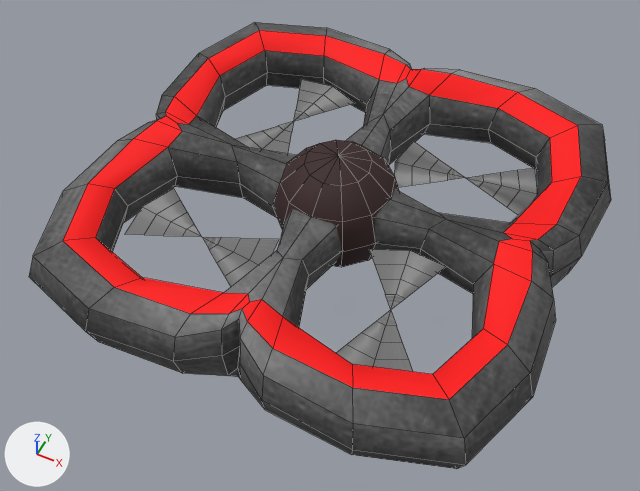
Renders of the OBJ model assets/models/drone.obj from each side of a commit.
One viewpoint serves both versions: a 50 mm camera at (1.1, -2.35, 2.64) aimed at (-0.01, -0.15, -0.11). Lighting does not change. The marker at lower left points along +X, +Y and +Z. Mesh edges are drawn as thin lines. Where no turn or scale is listed for an object, it has been applied to the vertices.

Names of what the first picture shows: 'drone'.
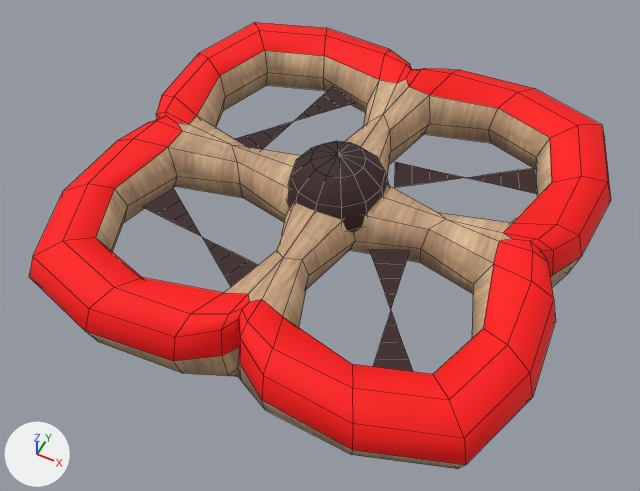
Pixel boxes [x1, y1, x2, y2] of what changed, in the pictures (640 x 491 px):
part 1 of me_drone, cut back
    before: [125, 79, 537, 367]
    after: [287, 141, 389, 233]
part 2 of me_drone, surface changed
    both: [63, 30, 581, 400]
part 3 of me_drone, recoloured (grey to red)
    both: [29, 22, 611, 465]
part 4 of me_drone, recoloured (grey to beige)
    both: [85, 51, 581, 469]
part 5 of me_drone, recoloured (grey to brown)
    both: [143, 87, 537, 372]

What changed in the scene script:
```text
Add img_wood_seamless_02_jpg:
    img_wood_seamless_02_jpg = load_image('wood-seamless-02.jpg', 'wood-seamless-02.jpg', 248, 248, 'sRGB')
Add mat_wood:
    mat_wood = principled_material('wood')
    mat_wood.texture = img_wood_seamless_02_jpg
    mat_wood.roughness = 0.775
Change me_drone:
    used by ob_drone; location = (0.0, 0.0, 0.0)
    remove me_drone.from_pydata(...)  # 444 vertices, 424 faces; spans x -1.01..1.01, y -1.0..1.0, z -0.27..0.27
    add me_drone.from_pydata(...)  # 412 vertices, 392 faces; spans x -1.01..1.01, y -1.0..1.0, z -0.16..0.28
    me_drone part 1
    32 vertices are removed from x -0.69..0.71, y -0.7..0.67, z 0.0
    32 faces are deleted
    62 vertices move from x -0.27..0.27, y -0.27..0.27, z -0.27..0.27 to x -0.22..0.22, y -0.22..0.22, z -0.16..0.28
    me_drone part 2: 64 kept faces spanning x -0.89..0.88, y -0.87..0.87, z 0.0..0.17 get new texture (UV) coordinates
    me_drone part 3: 64 faces spanning x -1.01..1.01, y -1.0..1.0, z -0.01..0.17 switch from mat_mat_5 (picture img_metal_seamless_02_png) to mat_team (red #ff0000)
    me_drone part 4: 192 faces spanning x -1.01..1.01, y -1.0..1.0, z -0.16..0.15 switch from mat_mat_5 (picture img_metal_seamless_02_png) to mat_wood (picture img_wood_seamless_02_jpg)
    me_drone part 5: 32 faces spanning x -0.72..0.73, y -0.72..0.69, z 0.0 switch from mat_mat_4 (picture img_metal_seamless_03_jpg) to mat_rubber (brown #382222)
```
